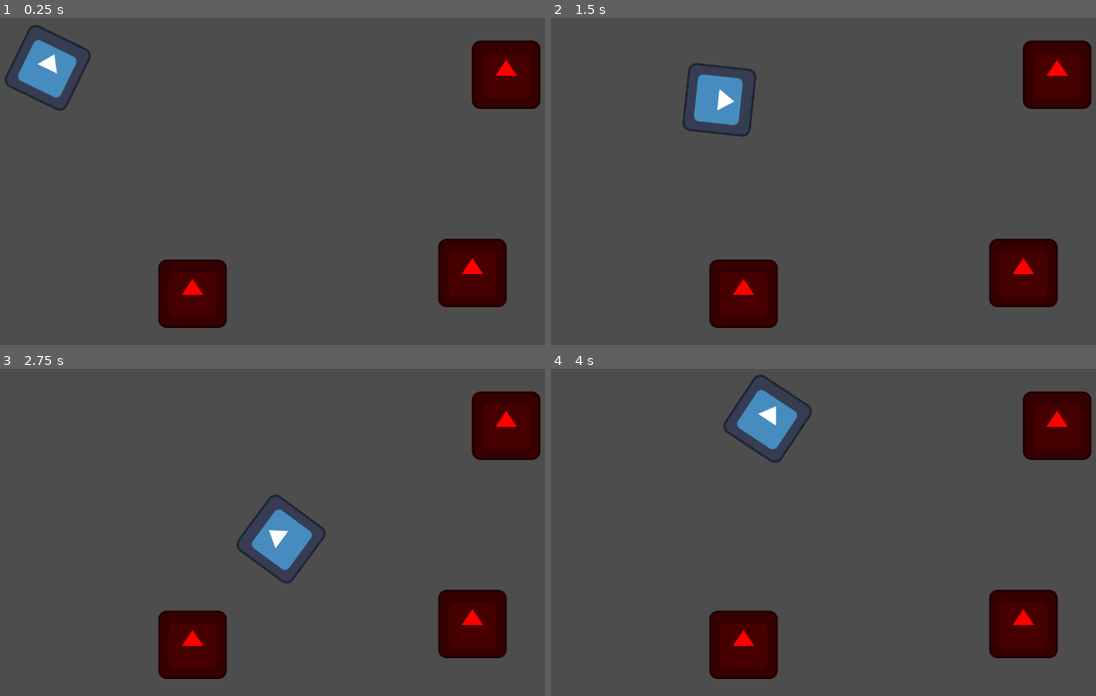
Above: before the commit, frames 1-4 (two rows, left to right).
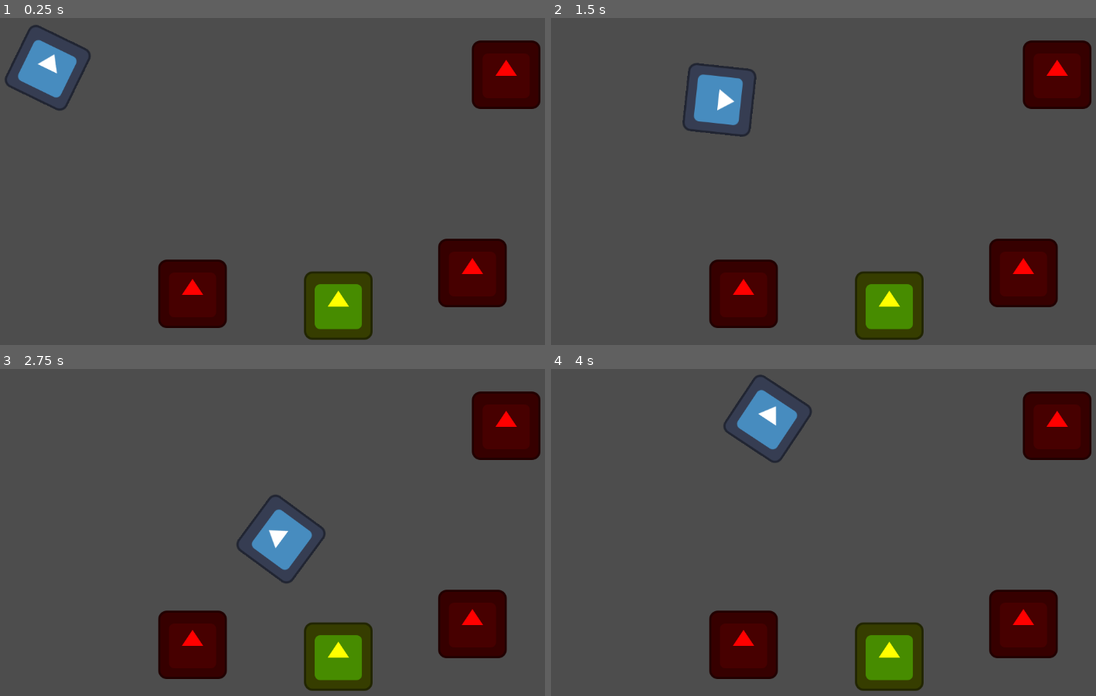
Above: after the commit, the same moments.

Repository: AltairGameStudio/Godot-Wild-Jam-93-Team-1
Game: Godot game, scene res://scenes/world.tscn
The game is run twice, just before and just after one commit, with the same random seed, the same clock (stepped at 60 frames per second) and the same inputs. This scene is started directly instead of the project's main scene. The engine's default icon, where the game draws it, is replaced by a stand-in: a white triangle on a blue panel in a dark square.
Inputs (mouse positions are in pixels of both pictures, inside the frame that each line leads up to):
- Up to frame 1 (0.25 s): no input
- Up to frame 2 (1.5 s): tap Enter at 0.5 s; move the mouse to (965, 165) at 0.52 s; hold D (ui_right) 0.53-1.28 s; tap Space (interact, bound only after the commit) at 0.6 s; move the mouse to (709, 197) at 1.27 s; hold S (ui_down) from 1.28 s (still down); click (709, 197) at 1.35 s
- Up to frame 3 (2.75 s): tap Space (interact, bound only after the commit) at 1.55, 2.1 s; move the mouse to (343, 457) at 2.02 s; release S (ui_down) at 2.03 s; hold D (ui_right) from 2.03 s (still down)
- Up to frame 4 (4 s): move the mouse to (801, 601) at 2.77 s; release D (ui_right) at 2.78 s; hold W (ui_up) 2.78-3.53 s; tap Space (interact, bound only after the commit) at 2.85, 3.8 s; move the mouse to (1019, 584) at 3.52 s; hold A (ui_left) from 3.53 s (still down); click (1019, 584) at 3.6 s

The runs differ from the first frame. In frame 1, 2.6% of the frame differs, in the area x 55-69%, y 77-99%; in frame 2, 2.6%; in frame 3, 2.6%; in frame 4, 2.6%.

Commit message:
Adicionando lógica de interação

Diff:
--- a/project.godot
+++ b/project.godot
@@ -50,6 +50,11 @@
 "events": [Object(InputEventMouseButton,"resource_local_to_scene":false,"resource_name":"","device":-1,"window_id":0,"a …(258 unchanged characters)…
 ]
 }
+interact={
+"deadzone": 0.2,
+"events": [Object(InputEventKey,"resource_local_to_scene":false,"resource_name":"","device":-1,"window_id":0,"alt_pressed":false,"shift_pressed":false,"ctrl_pressed":false,"meta_pressed":false,"pressed":false,"keycode":0,"physical_keycode":32,"key_label":0,"unicode":32,"location":0,"echo":false,"script":null)
+]
+}
 
 [physics]
 
--- a/scenes/player.tscn
+++ b/scenes/player.tscn
@@ -5,6 +5,9 @@
 
 [sub_resource type="RectangleShape2D" id="RectangleShape2D_g2els"]
 size = Vector2(127, 130)
+
+[sub_resource type="RectangleShape2D" id="RectangleShape2D_qhqgy"]
+size = Vector2(133.75, 131)
 
 [node name="Player" type="CharacterBody2D" unique_id=1287792069]
 script = ExtResource("1_g2els")
@@ -18,3 +21,9 @@
 
 [node name="AimRayCast" type="RayCast2D" parent="." unique_id=776058415]
 target_position = Vector2(800, 0)
+
+[node name="InteractArea" type="Area2D" parent="." unique_id=1513841751]
+
+[node name="CollisionShape2D" type="CollisionShape2D" parent="InteractArea" unique_id=744042015]
+position = Vector2(130.125, -0.5)
+shape = SubResource("RectangleShape2D_qhqgy")
--- /dev/null
+++ b/scenes/test_interactable.tscn
@@ -0,0 +1,17 @@
+[gd_scene format=3 uid="uid://cf5v600qr0lhc"]
+
+[ext_resource type="Script" uid="uid://dhfbx40kjvgpu" path="res://scripts/test_interactable.gd" id="1_qi0sb"]
+[ext_resource type="Texture2D" uid="uid://cp100m3062y3f" path="res://icon.svg" id="1_vyifp"]
+
+[sub_resource type="RectangleShape2D" id="RectangleShape2D_qi0sb"]
+size = Vector2(128, 128)
+
+[node name="TestInteractable" type="StaticBody2D" unique_id=1273332422]
+script = ExtResource("1_qi0sb")
+
+[node name="Sprite2D" type="Sprite2D" parent="." unique_id=61996583]
+modulate = Color(1, 1, 0, 1)
+texture = ExtResource("1_vyifp")
+
+[node name="CollisionShape2D" type="CollisionShape2D" parent="." unique_id=879329387]
+shape = SubResource("RectangleShape2D_qi0sb")
--- a/scenes/world.tscn
+++ b/scenes/world.tscn
@@ -3,6 +3,7 @@
 [ext_resource type="Script" uid="uid://c51o3o2ev2vj4" path="res://scripts/criminal_target.gd" id="1_4wyf3"]
 [ext_resource type="PackedScene" uid="uid://cyshgyvntusxc" path="res://scenes/player.tscn" id="2_k0juu"]
 [ext_resource type="PackedScene" uid="uid://cehhy8a3xl28e" path="res://scenes/criminal_target.tscn" id="3_71j4m"]
+[ext_resource type="PackedScene" uid="uid://cf5v600qr0lhc" path="res://scenes/test_interactable.tscn" id="4_k0juu"]
 
 [node name="World" type="Node2D" unique_id=809886004]
 script = ExtResource("1_4wyf3")
@@ -18,3 +19,6 @@
 
 [node name="CriminalTarget3" parent="." unique_id=465071711 instance=ExtResource("3_71j4m")]
 position = Vector2(996, 125)
+
+[node name="TestInteractable" parent="." unique_id=1273332422 instance=ExtResource("4_k0juu")]
+position = Vector2(683, 557)
--- a/scripts/player.gd
+++ b/scripts/player.gd
@@ -3,6 +3,7 @@
 const SPEED = 300.0
 
 @onready var aim_raycast = $AimRayCast
+@onready var interact_area = $InteractArea
 
 func _physics_process(delta: float) -> void:
 	# Movimentação WASD
@@ -20,6 +21,10 @@
 	# Gatilho do tiro
 	if Input.is_action_just_pressed("shoot"):
 		shoot()
+
+	# Gatilho da interação
+	if Input.is_action_just_pressed("interact"):
+		try_interact()
 
 func shoot() -> void:
 	# Força o raycast a atualizar a colisão no exato frame do tiro
@@ -39,3 +44,18 @@
 
 	else:
 		print("Tiro no vazio (fora de alcance).")
+
+func try_interact() -> void:
+	# Pega todos os corpos físicos que estão sobrepondo a área à frente do jogador
+	var overlapping_bodies = interact_area.get_overlapping_bodies()
+
+	for body in overlapping_bodies:
+		# Garante que o jogador não tente interagir consigo mesmo
+		if body == self:
+			continue
+
+		# Verifica se o objeto tem o método de interação
+		if body.has_method("on_interact"):
+			# Interage apenas com o primeiro objeto válido encontrado na área e para
+			body.on_interact()
+			break
--- /dev/null
+++ b/scripts/test_interactable.gd
@@ -0,0 +1,4 @@
+extends StaticBody2D
+
+func on_interact() -> void:
+	print("Objeto inspecionado!")
Not shown, added: scripts/test_interactable.gd.uid
